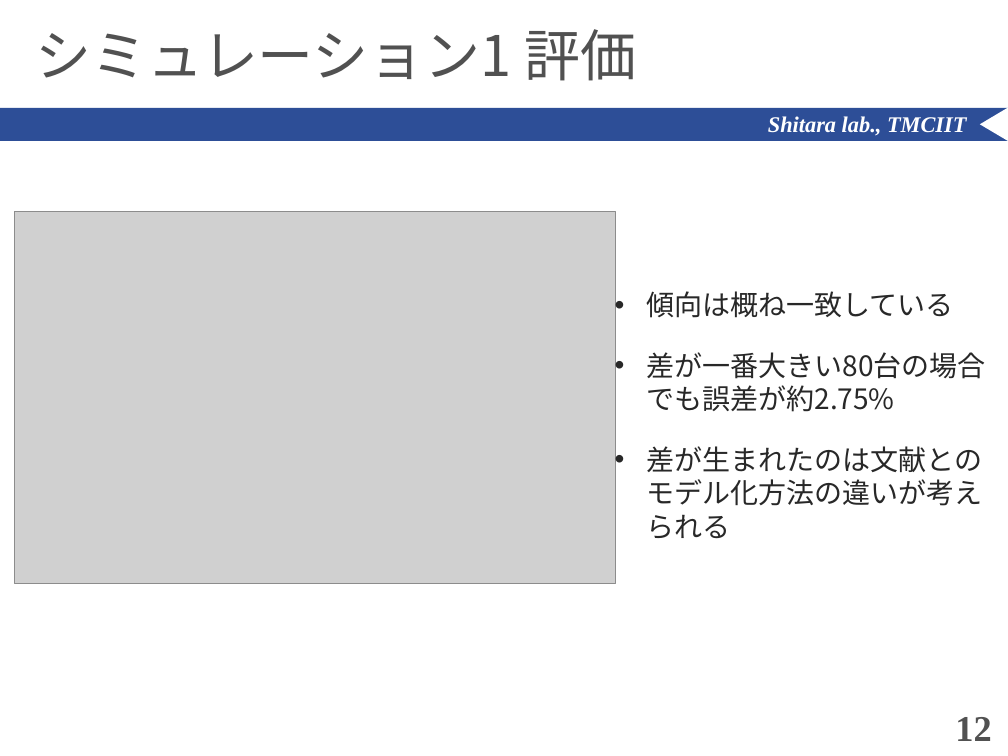
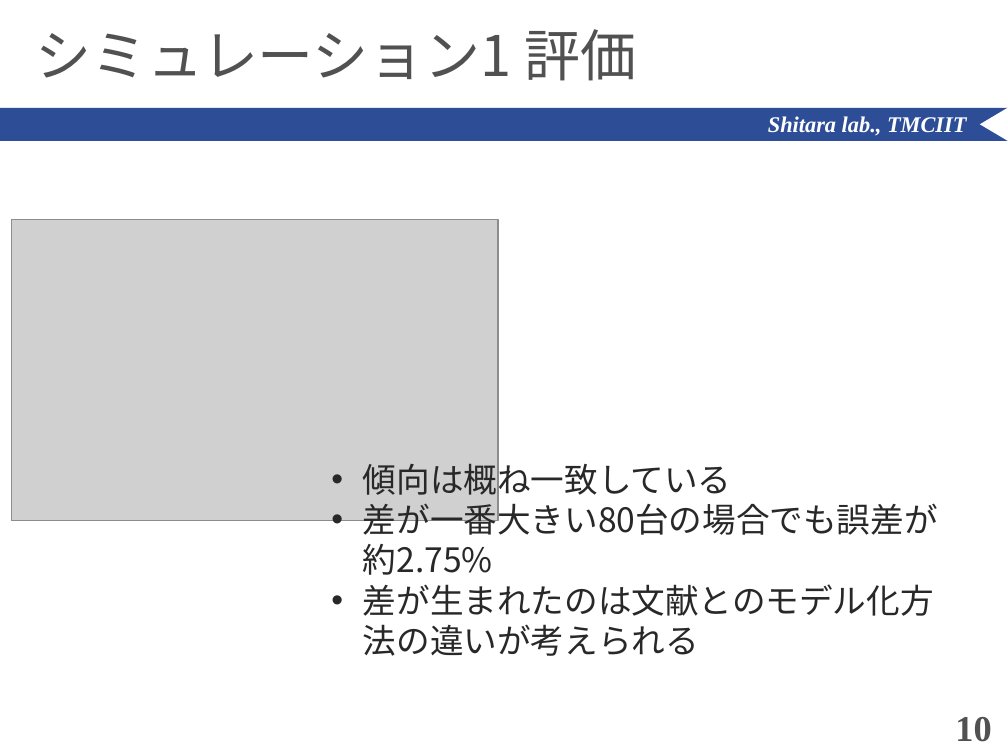
Before and after one commit to ShitaLab-TMCIT/IEEE802.11simulator, a slide deck: slide 10 of paper/pwp_tmp_shiralab.pptx (slide 12 before the commit). Drawn at 1008x756 pixels with LibreOffice and Linux fonts; fonts in the diff are those of the drawing; grey boxes stand for pictures. Boxes give left, top, right and bottom in pixels: in the first picture for what was removed or moved away, otherwise in the second. Text is boxed around its words. In the diff, an @@ line names an element or a change of style, - is before the commit and + after.

```diff
--- a/paper/pwp_tmp_shiralab.pptx
+++ b/paper/pwp_tmp_shiralab.pptx
@@ picture: place and size @@
-picture at bbox=[15, 212, 616, 585]
+picture at bbox=[12, 220, 498, 521]
@@ text "傾向は概ね一致している": place and size @@
-text "傾向は概ね一致している" at bbox=[646, 291, 986, 538]
+text "傾向は概ね一致している" at bbox=[363, 457, 938, 656]
@@ text "傾向は概ね一致している" at bbox=[363, 457, 938, 656]: size 20 to 24 pt @@
@@ page number at bbox=[955, 717, 991, 742]: text changed @@
-12
+10
```
Also in this commit, not shown: 4 other slides changed, 5 slides added, 7 slides removed, 11 other files.
